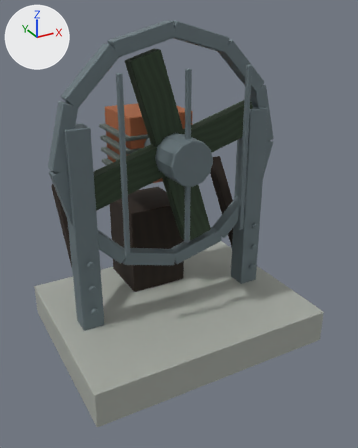
One commit to the glTF model art/fire-response/SmokeFan.glb: the scene before it, then after it.
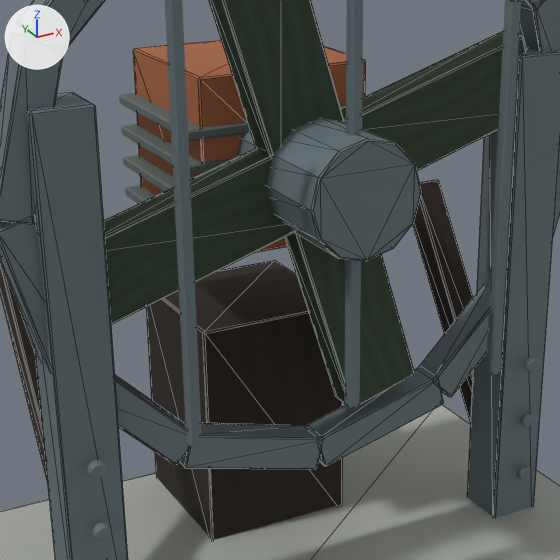
There are two pictures of each version: one whole from a 50 mm lens placed at (-1.21, -2.28, 1.82), pointed at (0.0, -0.08, 0.72), one close up on the part from 15% to 74% of the width and 20% to 67% of the height. Arrows for +X, +Y and +Z are at upper left; the lights stay in place. The first two pictures are the older version. The close-ups show mesh edges as thin lines. Where no turn or scale is listed for an object, it has been applied to the vertices.

The first close-up shows 'Axle', 'Cage rim.005', 'Drive pedestal', 'Fan base', 'Fan support', 'Fan support.001', 'Front guard', 'Motor housing', 'Rotor blade', 'Rotor blade.001', 'Rotor blade.002', 'Rotor blade.003' and 22 more.
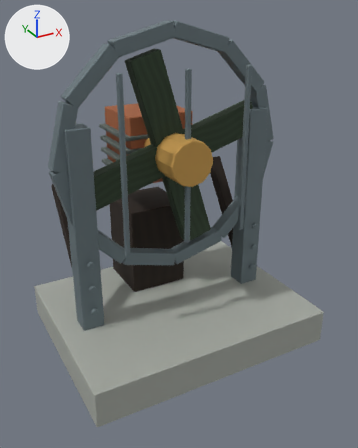
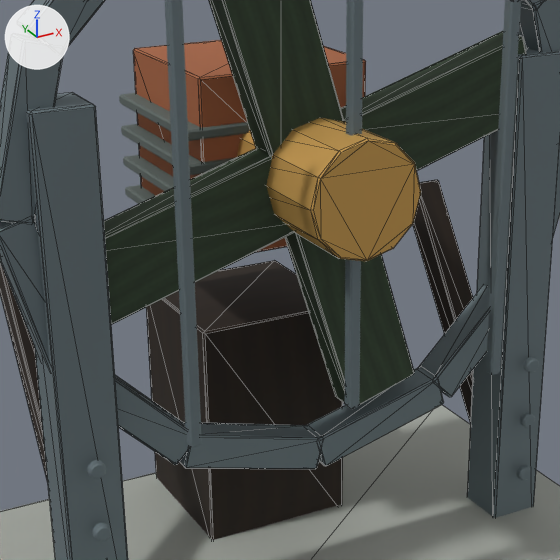
What differs and where, as boxes (x1, y1, x2, y2) in the close-ups (560 x 560 px):
```json
{"object": "Axle", "change": "recoloured", "before": [237, 118, 421, 261], "after": [237, 118, 421, 261], "on screen": "grey to orange"}
```

The change, as JSON lines over the scene's bpy script:
```json
{"op": "add", "block": "mat_brass", "code": ["mat_brass = principled_material('brass')", "mat_brass.base_color = (0.65, 0.39, 0.105)  # orange #d3a85b", "mat_brass.metallic = 0.55", "mat_brass.roughness = 0.7"]}
{"block": "me_cone_039", "where": "me_cone_039.from_pydata(...)  # 48 vertices, 92 faces; spans x -0.12..0.12, y -0.225..0.225, z -0.12..0.12"}
{"op": "remove", "block": "me_cone_039", "code": "me_cone_039.materials.append(mat_metal)  # grey #768489"}
{"op": "add", "block": "me_cone_039", "code": "me_cone_039.materials.append(mat_brass)  # orange #d3a85b"}
```
